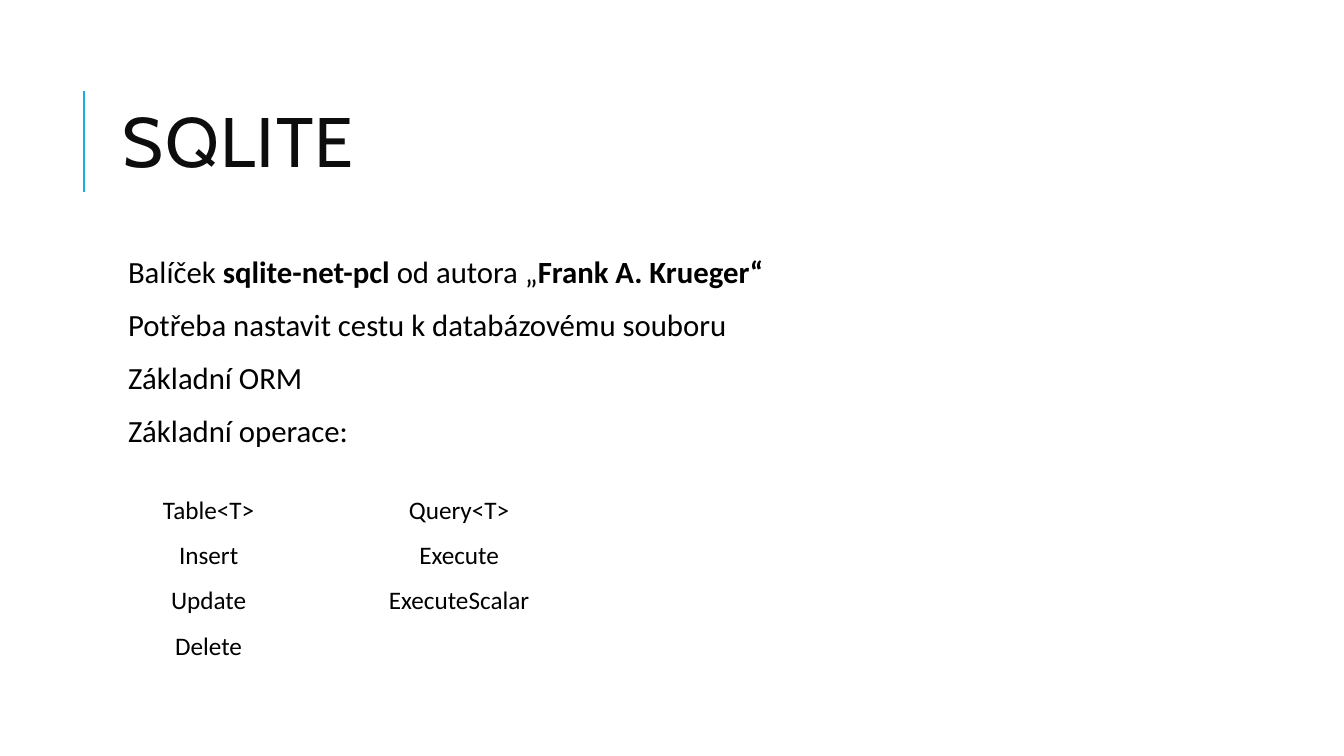
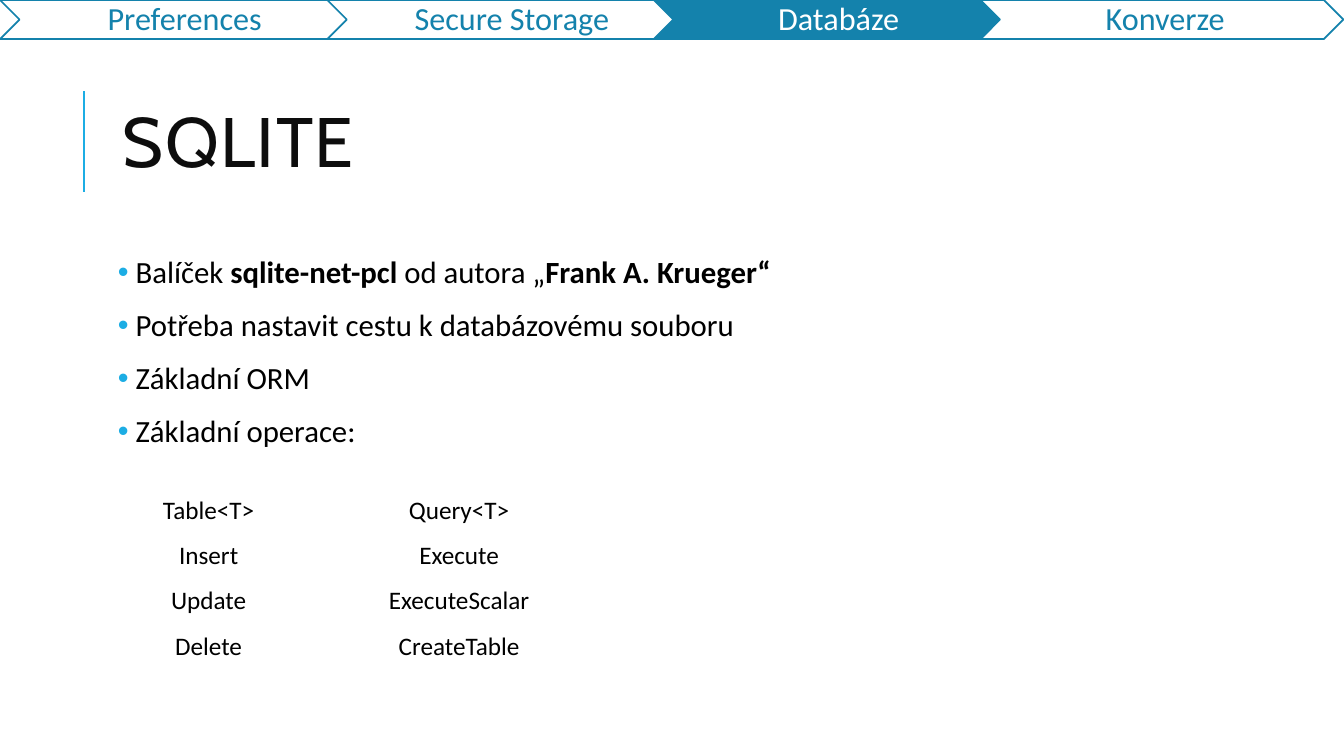
Before and after one commit to jasho/pv239-maui, a slide deck: slide 10 of 05_Storage/PV239-Xamarin-05_Storage.pptx (slide 7 before the commit). Drawn at 1344x756 pixels with LibreOffice and Linux fonts; fonts in the diff are those of the drawing. Boxes give left, top, right and bottom in pixels: in the first picture for what was removed or moved away, otherwise in the second. Text is boxed around its words. In the diff, an @@ line names an element or a change of style, - is before the commit and + after.

```diff
--- a/05_Storage/PV239-Xamarin-05_Storage.pptx
+++ b/05_Storage/PV239-Xamarin-05_Storage.pptx
@@ group added at [0,0,1344,39]: 4 chevrons, 4 texts @@
+Preferences
+Secure Storage
+Databáze
+Konverze
@@ text "Balíček sqlite-net-pcl od autora „Frank ..." at [136,260,771,447]: bullet   to • @@
@@ text at [399,637,520,656]: paragraph added @@
+CreateTable
```
Also in this commit, not shown: 6 other slides changed, 8 slides added, 3 slides removed, 1 other file.
